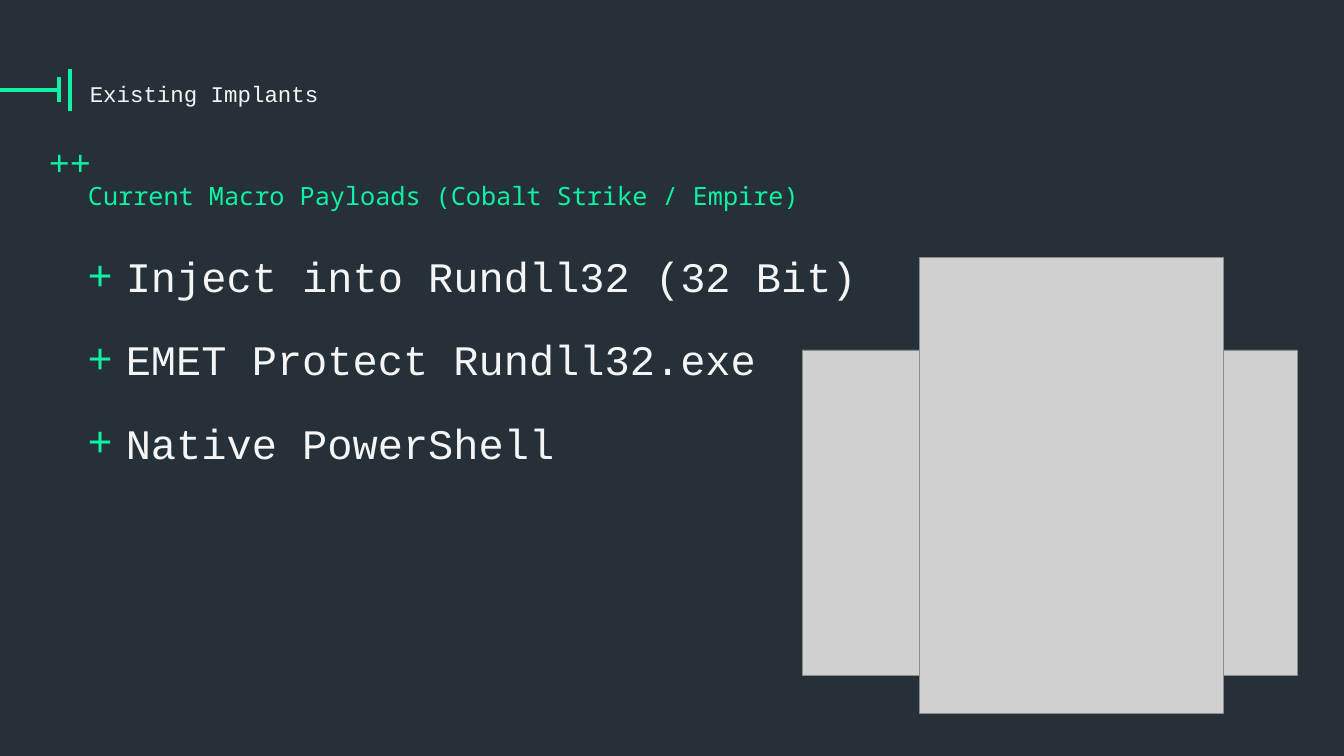
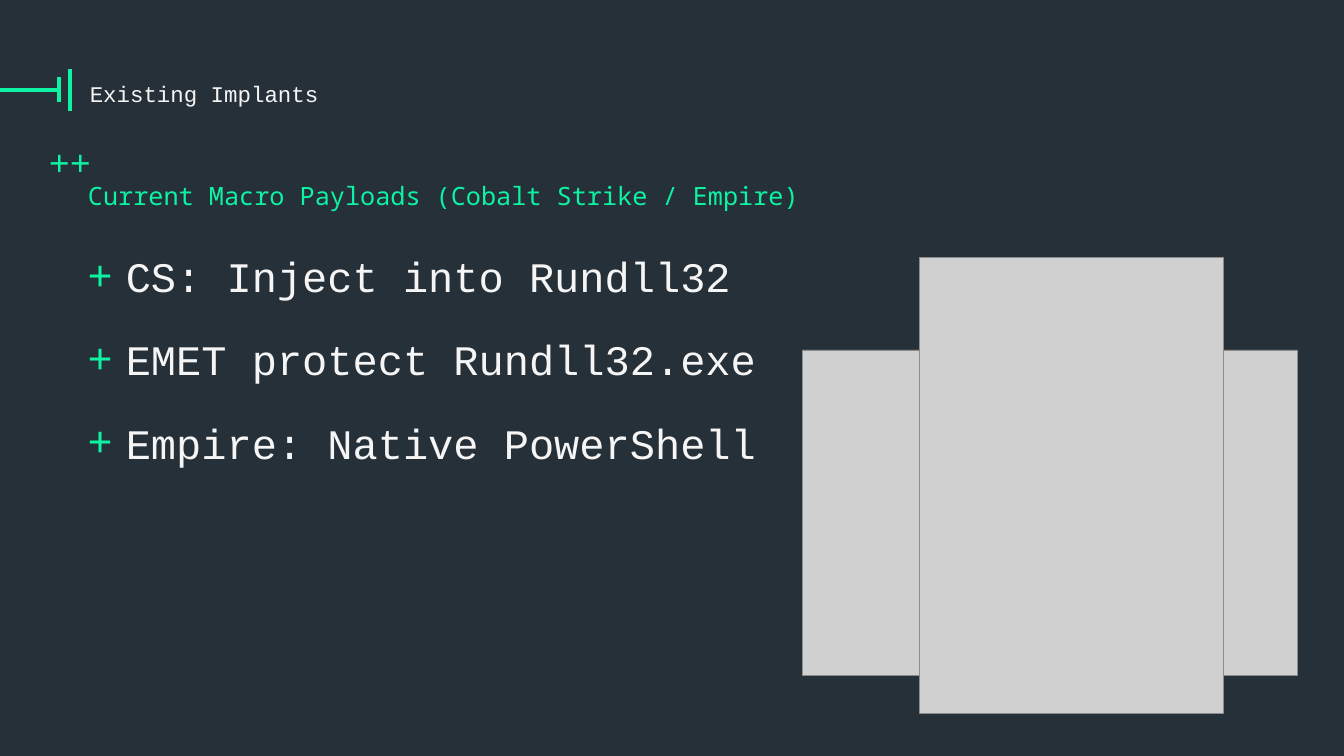
Before and after one commit to vysec/wepwnise-presentation, a slide deck: slide 24 of one-template-to-rule-them-all-v1.8.pptx (slide 26 before the commit). Drawn at 1344x756 pixels with LibreOffice and Linux fonts; fonts in the diff are those of the drawing; grey boxes stand for pictures; background and template pictures are left out. Boxes give left, top, right and bottom in pixels: in the first picture for what was removed or moved away, otherwise in the second. Text is boxed around its words. In the diff, an @@ line names an element or a change of style, - is before the commit and + after.

```diff
--- a/one-template-to-rule-them-all-v1.8.pptx
+++ b/one-template-to-rule-them-all-v1.8.pptx
@@ text at <box>126,261,756,468</box>: text changed @@
-+ Inject into Rundll32 (32 Bit)
-+ EMET Protect Rundll32.exe
-+ Native PowerShell
++ CS: Inject into Rundll32
++ EMET protect Rundll32.exe
++ Empire: Native PowerShell
```
Also in this commit, not shown: 12 other slides changed, 1 slide added, 3 slides removed.
